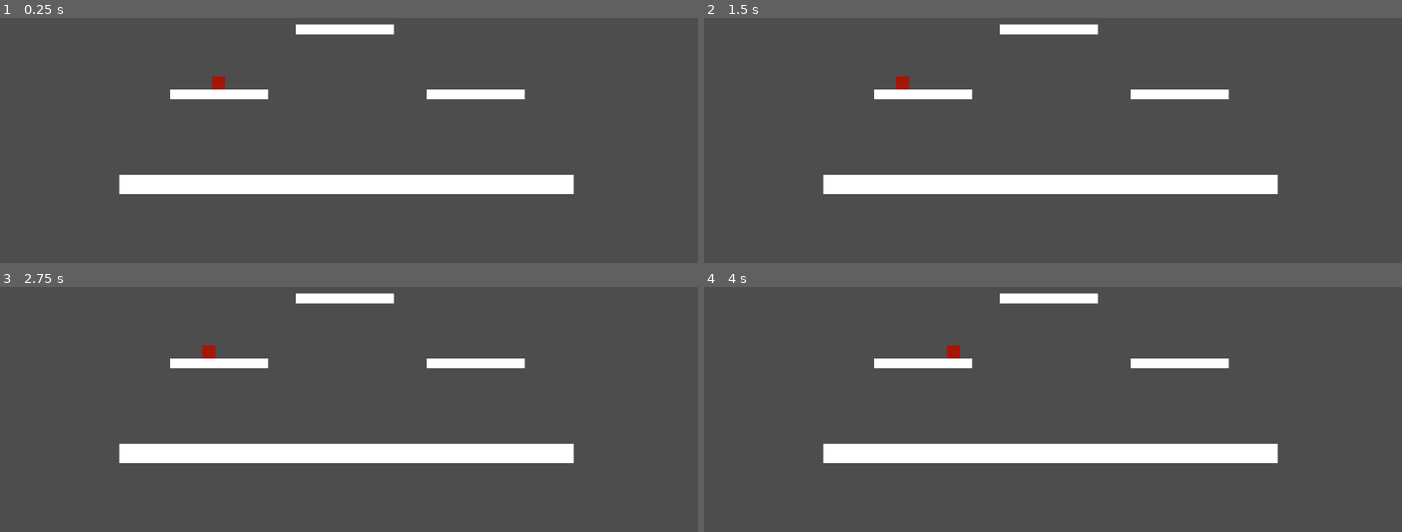
Above: before the commit, frames 1-4 (two rows, left to right).
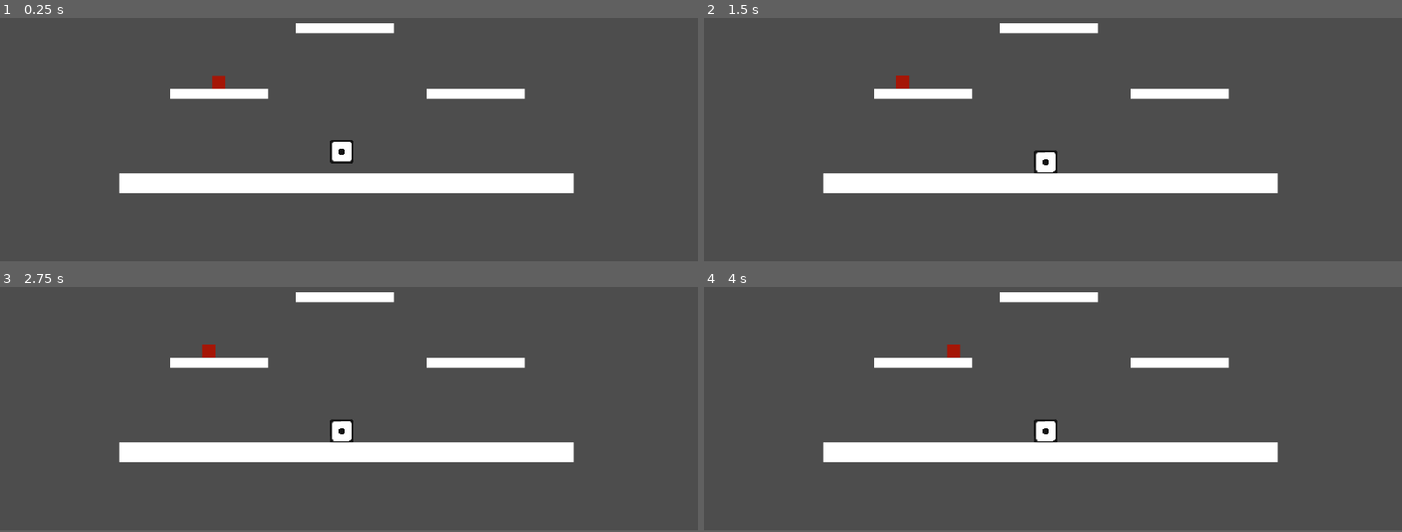
Above: after the commit, the same moments.

Repository: cherrybloom002/S-DJam
Game: Godot game, scene res://scenes/Stage/stage.tscn
The game is run twice, just before and just after one commit, with the same random seed, the same clock (stepped at 60 frames per second) and the same inputs.
Inputs (mouse positions are in pixels of both pictures, inside the frame that each line leads up to):
- Up to frame 1 (0.25 s): no input
- Up to frame 2 (1.5 s): move the mouse to (1206, 47) at 0.52 s; press the mouse at (1206, 47) at 0.53 s; move the mouse to (913, 86) at 1.27 s; release the mouse at (913, 86) at 1.28 s; click (913, 86) at 1.35 s
- Up to frame 3 (2.75 s): tap Enter at 2 s; move the mouse to (outside the picture) at 2.02 s; press the mouse at (outside the picture) at 2.03 s
- Up to frame 4 (4 s): move the mouse to (1018, 414) at 2.77 s; release the mouse at (1018, 414) at 2.78 s; click (1018, 414) at 2.85 s; move the mouse to (1262, 394) at 3.52 s; press the mouse at (1262, 394) at 3.53 s
In our replay, the window is 800x450 before the commit and 800x448 after it. These sizes can differ from the game's own. Grey fills any space a smaller window leaves; there, only what the larger window draws over its background counts as a difference.

The runs differ from the first frame. In frame 1, 1.8% of the frame differs, in the area x 17-83%, y 2-72%; in frame 2, 1.7%; in frame 3, 1.7%; in frame 4, 1.7%.

Commit message:
feat: added dice
Added dic sprite, launch mechanic and vecotr

Diff:
--- a/s&d-jam/project.godot
+++ b/s&d-jam/project.godot
@@ -12,24 +12,34 @@
 
 config/name="S&DJam"
 run/main_scene="uid://cugw6hb5txr0l"
-config/features=PackedStringArray("4.6", "GL Compatibility")
+config/features=PackedStringArray("4.7", "GL Compatibility")
 config/icon="res://icon.svg"
 
 [display]
 
 window/size/viewport_width=427
 window/size/viewport_height=240
+window/size/resizable=false
 window/size/window_width_override=1708
 window/size/window_height_override=960
 window/stretch/mode="canvas_items"
-window/stretch/aspect="expand"
+
+[input]
+
+ui_touch={
+"deadzone": 0.5,
+"events": [Object(InputEventMouseButton,"resource_local_to_scene":false,"resource_name":"","device":-1,"window_id":0,"alt_pressed":false,"shift_pressed":false,"ctrl_pressed":false,"meta_pressed":false,"button_mask":0,"position":Vector2(0, 0),"global_position":Vector2(0, 0),"factor":1.0,"button_index":1,"canceled":false,"pressed":false,"double_click":false,"script":null)
+]
+}
 
 [physics]
 
 3d/physics_engine="Jolt Physics"
+2d/default_gravity=20.0
 
 [rendering]
 
+textures/canvas_textures/default_texture_filter=0
 rendering_device/driver.windows="d3d12"
 renderer/rendering_method="gl_compatibility"
 renderer/rendering_method.mobile="gl_compatibility"
--- a/s&d-jam/scenes/Stage/stage.tscn
+++ b/s&d-jam/scenes/Stage/stage.tscn
@@ -1,6 +1,9 @@
 [gd_scene format=3 uid="uid://cugw6hb5txr0l"]
 
 [ext_resource type="PackedScene" uid="uid://dlqfd0pjd333j" path="res://enemies/red_square/red_square.tscn" id="1_igr15"]
+[ext_resource type="PackedScene" uid="uid://h0bmbcil5sb6" path="res://scenes/player/dice.tscn" id="2_pw2kr"]
+
+[sub_resource type="PhysicsMaterial" id="PhysicsMaterial_pw2kr"]
 
 [sub_resource type="RectangleShape2D" id="RectangleShape2D_f0ot8"]
 size = Vector2(82.005875, 120)
@@ -9,6 +12,14 @@
 size = Vector2(60, 6)
 
 [node name="Stage" type="Node2D" unique_id=1377701709]
+
+[node name="Dice" parent="." unique_id=270210238 instance=ExtResource("2_pw2kr")]
+position = Vector2(209, 171)
+disable_mode = 2
+mass = 0.2
+physics_material_override = SubResource("PhysicsMaterial_pw2kr")
+inertia = 1.31
+can_sleep = false
 
 [node name="Ground" type="StaticBody2D" parent="." unique_id=1392233870]
 position = Vector2(210.99998, 233)
--- /dev/null
+++ b/s&d-jam/scenes/player/dice.tscn
@@ -0,0 +1,31 @@
+[gd_scene format=3 uid="uid://h0bmbcil5sb6"]
+
+[ext_resource type="PackedScene" uid="uid://fuccnw48otla" path="res://scenes/player/vector_creator.tscn" id="1_jj6bm"]
+[ext_resource type="Texture2D" uid="uid://11mhnsaqhprx" path="res://assets/sprites/CuteDice - AssetPack_v1.0/PixelDice_White.png" id="1_xa3dw"]
+[ext_resource type="Script" uid="uid://bkkj8n5qwowrw" path="res://scripts/dice.gd" id="2_e0qrn"]
+
+[sub_resource type="PhysicsMaterial" id="PhysicsMaterial_75ctp"]
+
+[sub_resource type="RectangleShape2D" id="RectangleShape2D_75ctp"]
+size = Vector2(24, 24)
+
+[node name="Dice" type="RigidBody2D" unique_id=373100524]
+physics_material_override = SubResource("PhysicsMaterial_75ctp")
+gravity_scale = 3.0
+script = ExtResource("2_e0qrn")
+multiply = 2.0
+
+[node name="CollisionShape2D" type="CollisionShape2D" parent="." unique_id=1473444441]
+scale = Vector2(0.6, 0.6)
+shape = SubResource("RectangleShape2D_75ctp")
+
+[node name="Sprite2D" type="Sprite2D" parent="." unique_id=812518641]
+scale = Vector2(0.6, 0.6)
+texture = ExtResource("1_xa3dw")
+region_enabled = true
+region_rect = Rect2(2, 2, 24, 24)
+
+[node name="VectorCreator" parent="." unique_id=1673855590 instance=ExtResource("1_jj6bm")]
+max_lenght = 50
+
+[connection signal="vector_creator" from="VectorCreator" to="." method="launch"]
--- /dev/null
+++ b/s&d-jam/scenes/player/vector_creator.tscn
@@ -0,0 +1,13 @@
+[gd_scene format=3 uid="uid://fuccnw48otla"]
+
+[ext_resource type="Script" uid="uid://7d6lu6ws488t" path="res://scripts/vector_creator.gd" id="1_jav03"]
+
+[sub_resource type="RectangleShape2D" id="RectangleShape2D_75ctp"]
+size = Vector2(24, 24)
+
+[node name="VectorCreator" type="Area2D" unique_id=1673855590]
+script = ExtResource("1_jav03")
+
+[node name="CollisionShape2D" type="CollisionShape2D" parent="." unique_id=2005924007]
+shape = SubResource("RectangleShape2D_75ctp")
+debug_color = Color(0.924612, 4.7745703e-05, 0.6812894, 0.41960785)
--- /dev/null
+++ b/s&d-jam/scripts/dice.gd
@@ -0,0 +1,16 @@
+extends RigidBody2D
+
+@export var multiply = 0.1
+
+# Called when the node enters the scene tree for the first time.
+func _ready() -> void:
+	pass
+
+# Called every frame. 'delta' is the elapsed time since the previous frame.
+func launch(force: Vector2) -> void:
+	# Force wake up the physics body
+	sleeping = false
+
+	# Apply impulse directly using the physics server or standard call with explicit values
+	apply_central_impulse(force * multiply) # Multiply to ensure it's not just too weak to see
+	print("Impulse applied with force: ", force * multiply)
--- /dev/null
+++ b/s&d-jam/scripts/vector_creator.gd
@@ -0,0 +1,60 @@
+extends Area2D
+
+signal vector_creator(vector)
+
+@export var max_lenght := 200
+
+var touch_down := false
+var pos_start := Vector2.ZERO
+var pos_end := Vector2.ZERO
+
+var vector := Vector2.ZERO
+
+
+func _ready() -> void:
+	connect("input_event", Callable(self, "_on_input_event"))
+
+
+func _draw() -> void:
+	# Convert world positions to local positions so the lines follow and rotate with the dice
+	var local_start = to_local(pos_start)
+	var local_end = to_local(pos_end)
+
+	draw_line(local_start, local_end, Color.BLUE, 2)
+	draw_line(local_start, local_start + vector, Color.RED, 3)
+
+
+func _reset() -> void:
+	pos_start = Vector2.ZERO
+	pos_end = Vector2.ZERO
+	vector = Vector2.ZERO
+	queue_redraw()
+
+
+func _input(event) -> void:
+	if not touch_down:
+		return
+
+	if event.is_action_released("ui_touch"):
+		touch_down = false
+		emit_signal("vector_creator", vector)
+		_reset()
+
+	if event is InputEventMouseMotion:
+		# Use get_global_mouse_position() to get correct world coordinates
+		pos_end = pos_start + (get_global_mouse_position() - pos_start).limit_length(max_lenght)
+		vector = -(pos_end - pos_start).limit_length(max_lenght)
+		queue_redraw()
+
+
+func _on_input_event(_viewport, event, _shape_idx) -> void:
+	if event.is_action_pressed("ui_touch"):
+		touch_down = true
+		# Capture world position instead of raw screen pixels
+		pos_start = get_global_mouse_position()
+		pos_end = pos_start
+
+
+func _process(_delta: float) -> void:
+	# Force the area's rotation to always stay upright (0 degrees) globally
+	global_rotation = 0.0
Binary file added: s&d-jam/assets/sprites/CuteDice - AssetPack_v1.0/PixelDice_Pink.png
Not shown, added: s&d-jam/assets/sprites/CuteDice - AssetPack_v1.0/PixelDice_Pink.png.import
Binary file added: s&d-jam/assets/sprites/CuteDice - AssetPack_v1.0/PixelDice_White.png
Not shown, added: s&d-jam/assets/sprites/CuteDice - AssetPack_v1.0/PixelDice_White.png.import
Not shown, added: s&d-jam/assets/sprites/CuteDice - AssetPack_v1.0/UpscaledDice_Pink.png.import
Not shown, added: s&d-jam/assets/sprites/CuteDice - AssetPack_v1.0/UpscaledDice_White.png.import
Not shown, added: s&d-jam/scripts/dice.gd.uid
Not shown, added: s&d-jam/scripts/vector_creator.gd.uid
